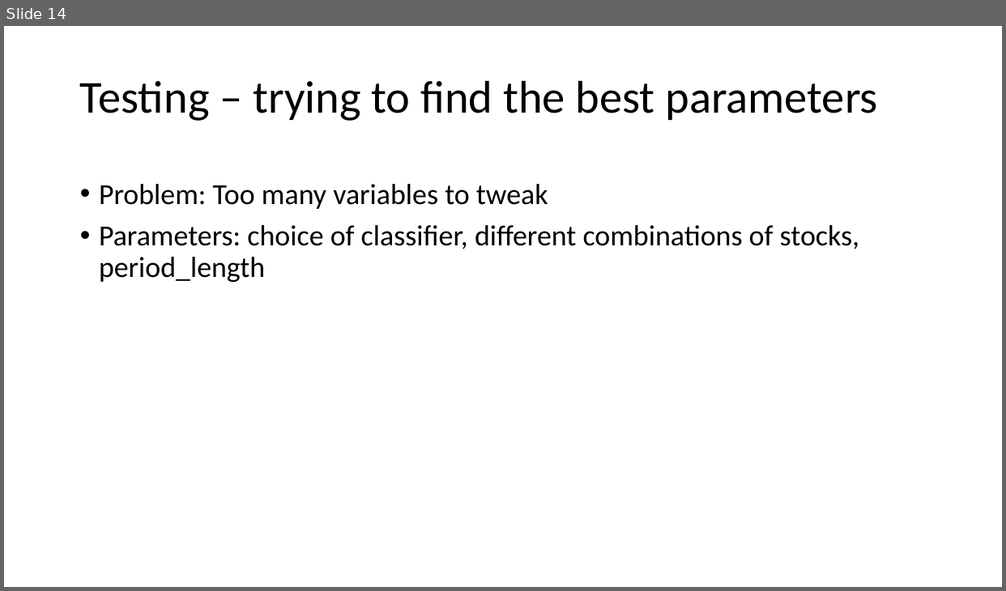
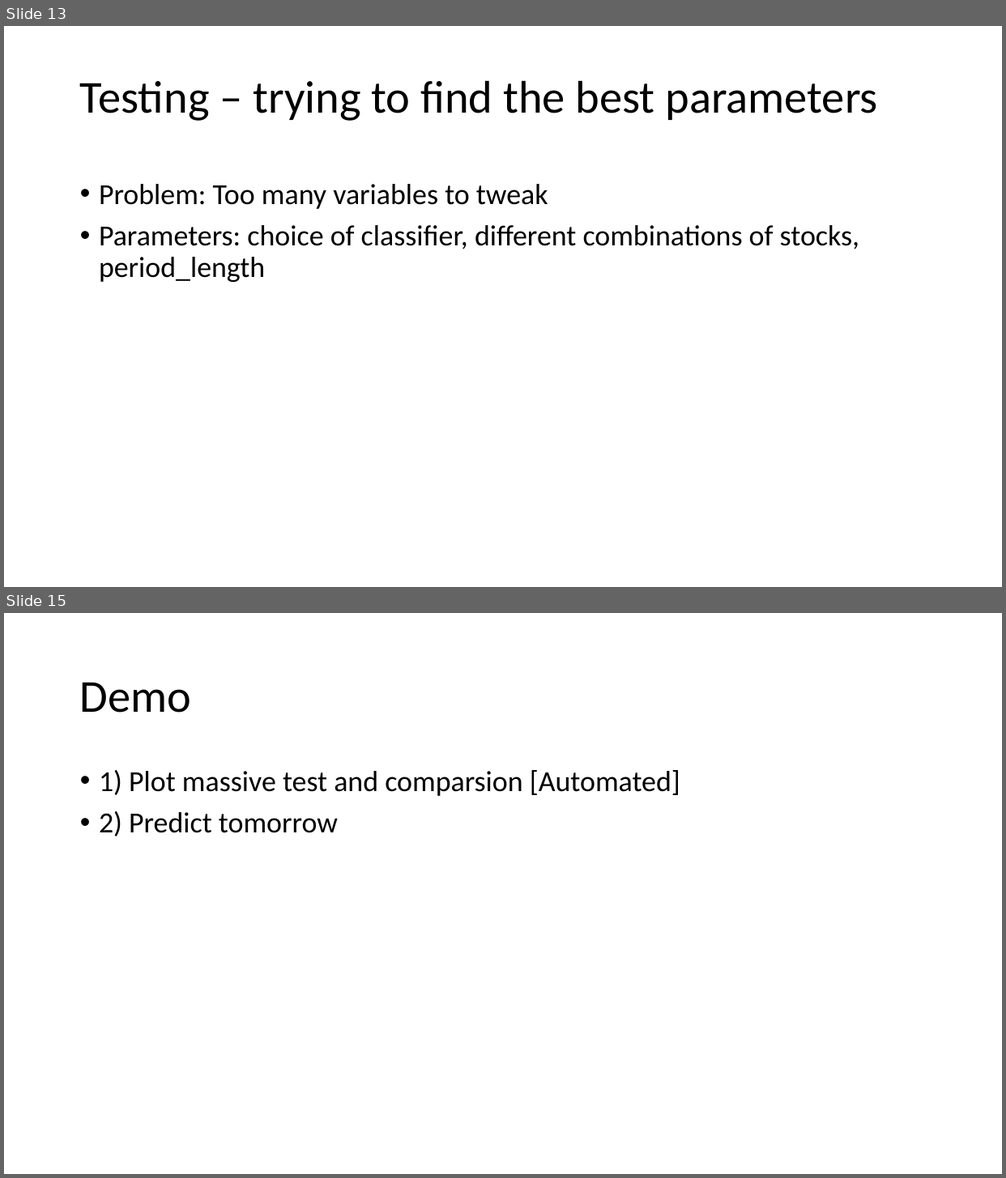
Before and after one commit to djikoSal/MarketGenie, a slide deck: Predicting commodities stocks.pptx. Shown one above the other, each under a label of ours: slide 14 before the commit, slides 13 and 15 after it; the slides between them are not shown. The pictures are 1006x591 and 1006x1178 pixels, drawn with LibreOffice and Linux fonts; fonts in the diff are those of the drawing. Boxes give left, top, right and bottom in pixels: in the first picture for what was removed or moved away, otherwise in the second. Text is boxed around its words. In the diff, an @@ line names an element or a change of style, - is before the commit and + after.

```diff
--- a/Predicting commodities stocks.pptx
+++ b/Predicting commodities stocks.pptx
@@ slide 15 added at bbox=[4, 613, 1002, 1174], background #FFFFFF @@
@@ title added at bbox=[80, 682, 192, 713], 44 pt, text #000000 @@
+Demo
@@ text added at bbox=[99, 770, 680, 837], 28 pt, text #000000 @@
+• 1) Plot massive test and comparsion [Automated]
+• 2) Predict tomorrow
@@ what was slide 14 is now slide 13 @@
```
Also in this commit, not shown: 2 slides changed, 2 other slides added, 1 slide removed, 1 other file.
